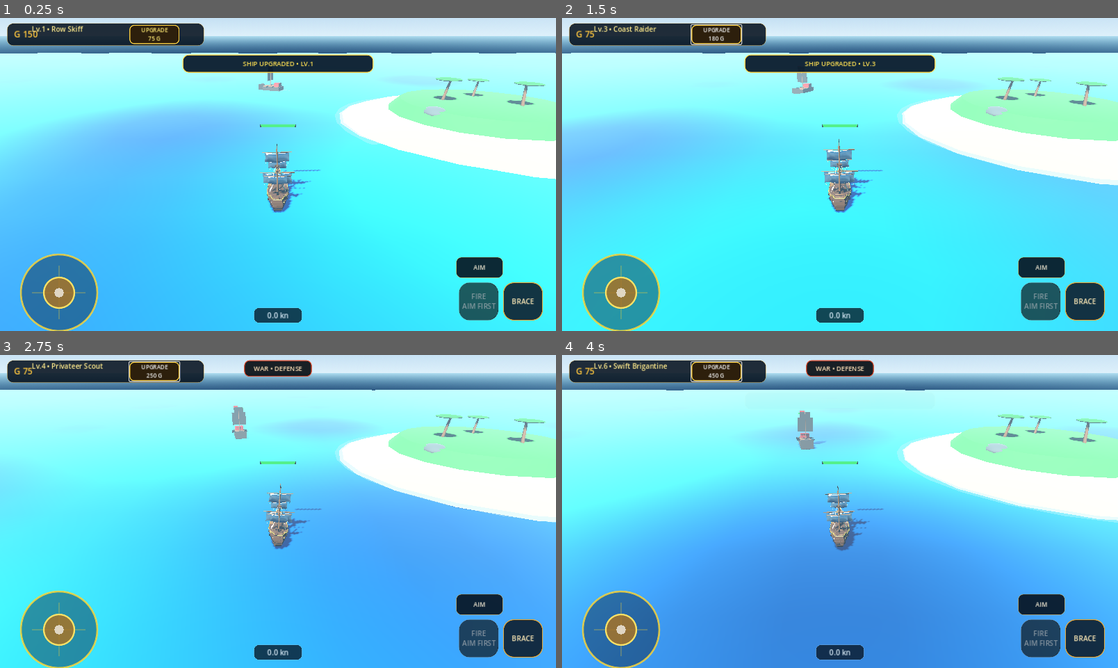
Above: before the commit, frames 1-4 (two rows, left to right).
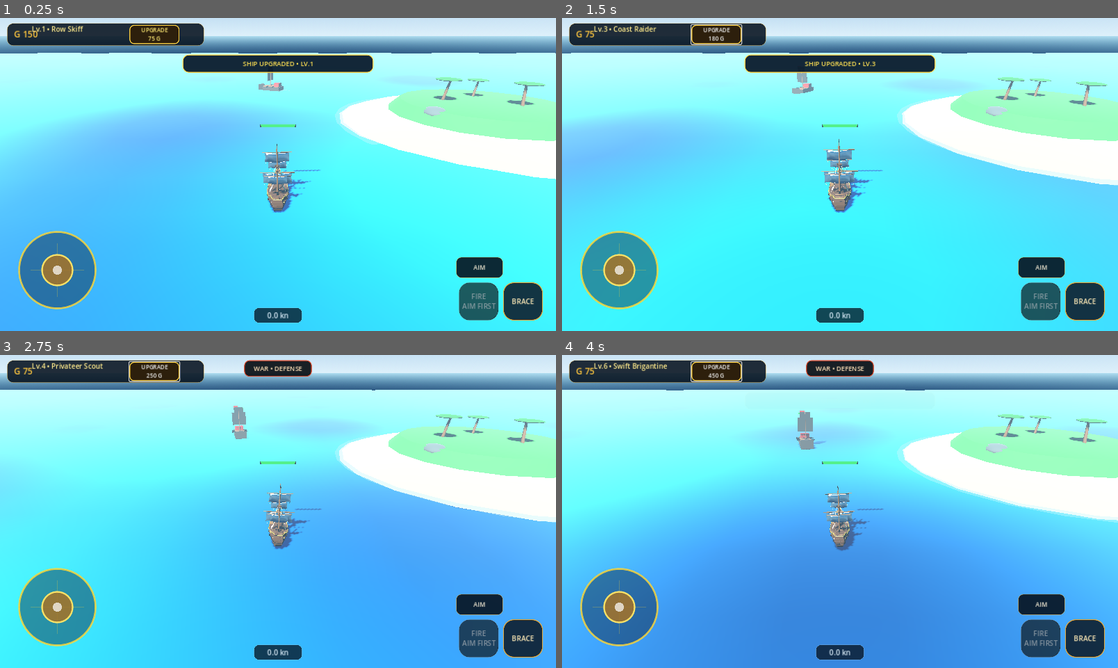
Above: after the commit, the same moments.

Repository: za99405com-ui/Pirate-Seasonline
Game: Godot game, scene res://scenes/world/world.tscn
Same seed, same stepped clock (60 frames per second), same inputs: the game is played once before the commit and once after it.
Inputs:
- Up to frame 1 (0.25 s): no input
- Up to frame 2 (1.5 s): click "UPGRADE 75 G" at 0.5 s; click "UPGRADE 120 G" at 1.25 s
- Up to frame 3 (2.75 s): click "UPGRADE 180 G" at 2 s
- Up to frame 4 (4 s): click "UPGRADE 250 G" at 2.75 s; click "UPGRADE 340 G" at 3.5 s

The runs differ from the first frame. In frame 1, 3.1% of the frame differs, in the area x 3-18%, y 68-100%; in frame 2, 3.1%; in frame 3, 3.1%; in frame 4, 3.1%.

Commit message:
controls: expand movement control area

Diff:
--- a/godot_game/scenes/ui/hud.tscn
+++ b/godot_game/scenes/ui/hud.tscn
@@ -309,10 +309,10 @@
 anchors_preset = 2
 anchor_top = 1.0
 anchor_bottom = 1.0
-offset_left = 26.0
-offset_top = -198.0
-offset_right = 198.0
-offset_bottom = -26.0
+offset_left = 22.0
+offset_top = -250.0
+offset_right = 250.0
+offset_bottom = -20.0
 grow_vertical = 0
 
 [node name="VirtualJoystick" parent="Controls/LeftControls" instance=ExtResource("2_joy")]
